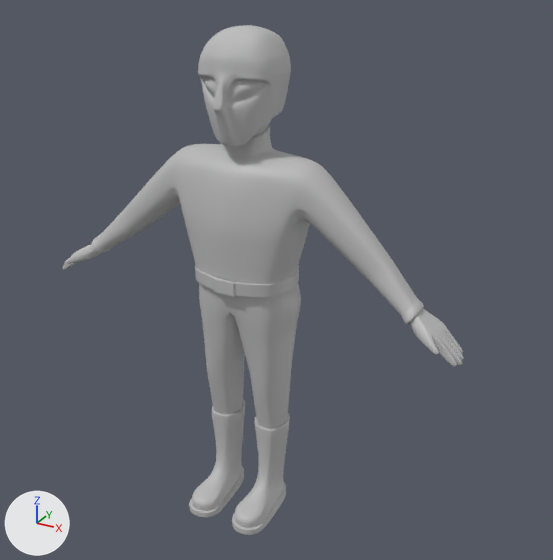
One commit to the FBX model DVL/Assets/FBX/Dennis/V2/CrewModel.fbx: the scene before it, then after it.
The view is the same before and after, from a 50 mm lens placed at (0.0259, -0.0422, 0.0402), pointed at (0.002, 0.0012, 0.0185). Arrows for +X, +Y and +Z are at lower left; the lights stay in place. Where no turn or scale is listed for an object, it has been applied to the vertices. Vertices at the same position are counted once.

Before the edit, the objects in view are built like this:
```python
me_mesh = bpy.data.meshes.new('Mesh')
me_mesh.from_pydata(...)  # 5653 vertices, 5600 faces; spans x -0.00276..0.00276, y -0.00279..0.00371, z 0.02848..0.03551
me_mesh.materials.append(mat_blinn1)  # grey #bcbcbc
me_mesh_001 = bpy.data.meshes.new('Mesh.001')
me_mesh_001.from_pydata(...)  # 42540 vertices, 42032 faces; spans x -0.0161..0.0161, y -0.0043..0.0034, z 0.0..0.035
me_mesh_001.materials.append(mat_lambert1)  # grey #bcbcbc
ob_helm = bpy.data.objects.new('helm', me_mesh)
ob_helm.location = (0.0, 0.0, 0.0)
ob_hemd4 = bpy.data.objects.new('hemd4', me_mesh_001)
ob_hemd4.location = (0.0, 0.0, 0.0)
```
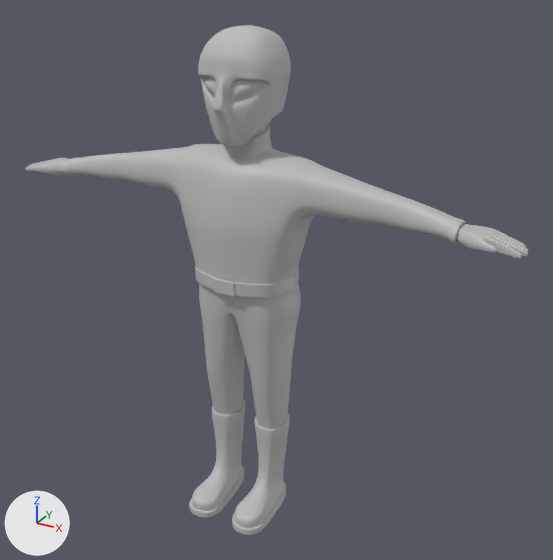
Diff of the bpy script that builds the scene:
```diff
--- a/DVL/Assets/FBX/Dennis/V2/CrewModel.fbx.py
+++ b/DVL/Assets/FBX/Dennis/V2/CrewModel.fbx.py
@@ me_mesh_001 @@
 # used by ob_hemd4; location = (0.0, 0.0, 0.0)
-me_mesh_001.from_pydata(...)  # 42540 vertices, 42032 faces; spans x -0.0161..0.0161, y -0.0043..0.0034, z 0.0..0.035
+me_mesh_001.from_pydata(...)  # 42540 vertices, 42032 faces; spans x -0.019..0.019, y -0.0043..0.0034, z 0.0..0.035
+# me_mesh_001 part 1: the loose piece of 3569 vertices spanning x -0.0161..-0.0112, y -0.0022..0.001, z 0.0165..0.0203 is multiplied about its middle by the matrix ((0.879, 0.021, 0.476), (-0.034, 0.999, 0.018), (-0.475, -0.032, 0.879)), then moved by (-0.0024, 0.0002, 0.0064)
+# me_mesh_001 part 2: the loose piece of 3569 vertices spanning x 0.0112..0.0161, y -0.0022..0.001, z 0.0165..0.0203 is multiplied about its middle by the matrix ((0.879, -0.021, -0.476), (0.034, 0.999, 0.018), (0.475, -0.032, 0.879)), then moved by (0.0024, 0.0002, 0.0064)
+# me_mesh_001 part 3: 5271 of 42540 vertices moved; they spanned x -0.013..-0.0042, y -0.0013..0.0027, z 0.0184..0.0274 and now span x -0.015..-0.0043, y -0.0011..0.0027, z 0.0231..0.0274; mean shift (-0.0015, 0.0001, 0.0041); largest move (-0.0126, -0.0011, 0.0188) -> (-0.0149, -0.001, 0.0246)
+# me_mesh_001 part 4: 5271 of 42540 vertices moved; they spanned x 0.0042..0.013, y -0.0013..0.0027, z 0.0184..0.0274 and now span x 0.0043..0.015, y -0.0011..0.0027, z 0.0231..0.0274; mean shift (0.0015, 0.0001, 0.0041); largest move (0.0126, -0.0011, 0.0188) -> (0.0149, -0.001, 0.0246)
 me_mesh_001.materials.append(mat_lambert1)
```

Where the change shows, as pixel boxes [x1, y1, x2, y2] in the pictures (553 x 560 px; the box of a moved part takes in the faces that stretch with it):
'hemd4', reshaped (26% wider)
    before: [63, 119, 464, 535]
    after: [25, 119, 529, 535]
part 1 of me_mesh_001, moved or reshaped
    before: [63, 244, 101, 270]
    after: [25, 158, 69, 176]
part 2 of me_mesh_001, moved or reshaped
    before: [409, 308, 464, 367]
    after: [456, 224, 529, 259]
part 3 of me_mesh_001, moved or reshaped
    before: [91, 145, 192, 253]
    after: [63, 145, 193, 201]
part 4 of me_mesh_001, moved or reshaped
    before: [293, 159, 424, 324]
    after: [293, 159, 466, 244]
